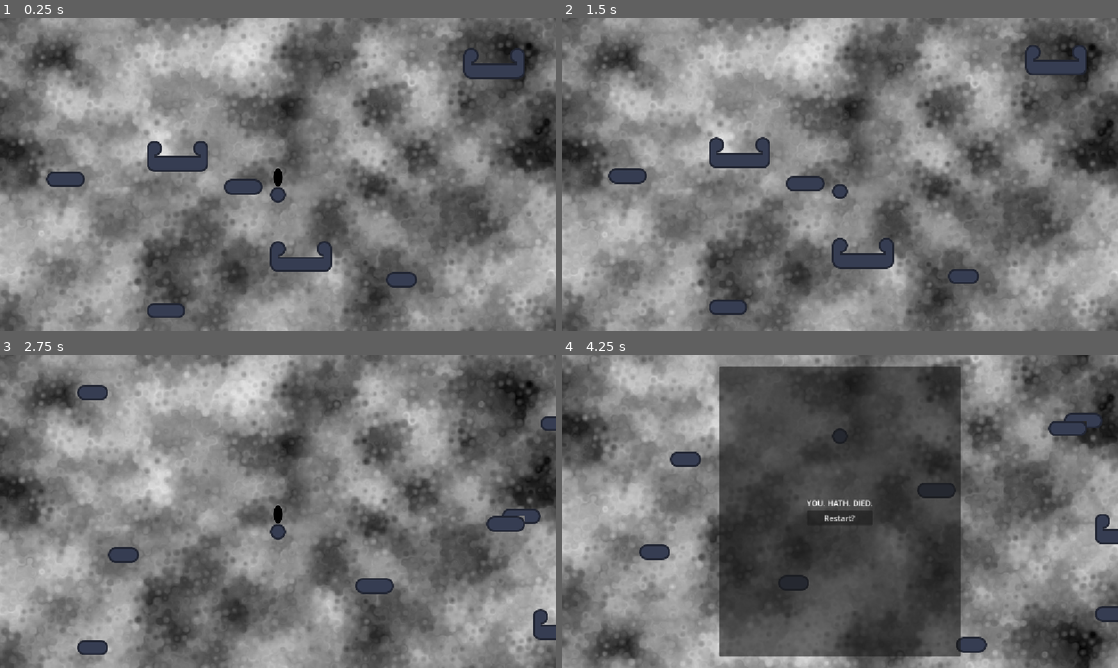
Above: before the commit, frames 1-4 (two rows, left to right).
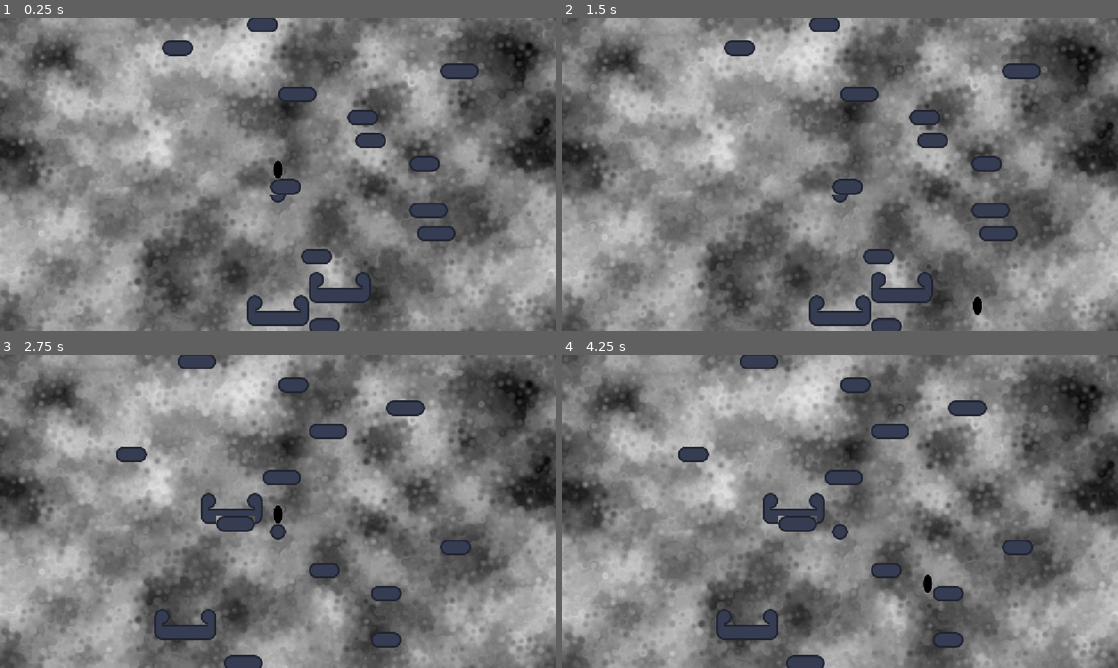
Above: after the commit, the same moments.

Repository: FreeformWave544/GameDevWk5
Game: Godot game, scene res://Scenes/main.tscn
Two runs of this game, one before a commit and one after it. Both use one fixed random seed, a clock stepped at 60 frames per second and the inputs below. The engine's default icon, where the game draws it, is replaced by a stand-in: a white triangle on a blue panel in a dark square.
Inputs:
- Up to frame 1 (0.25 s): no input
- Up to frame 2 (1.5 s): tap Enter at 0.5 s; hold D (right) from 0.53 s (still down); tap Alt at 0.6 s; tap Space (jump) at 0.77 s; tap Shift at 1.35 s
- Up to frame 3 (2.75 s): tap Space (jump) at 1.52 s; release D (right) at 2 s; click "Restart?" at 2 s
- Up to frame 4 (4.25 s): hold A (left) 2.78-3.53 s; tap Alt at 2.85 s; hold D (right) from 3.53 s (still down); tap Shift at 3.6 s; tap Space (jump) at 3.77 s

The runs differ from the first frame. In frame 1, 7.2% of the frame differs, in the area x 8-95%, y 0-100%; in frame 2, 9.4%; in frame 3, 6.1%; in frame 4, 70%, in the area x 0-100%, y 0-100%.

Commit message:
Tweaked settings

Diff:
--- a/Scenes/Entities/Player/player.gd
+++ b/Scenes/Entities/Player/player.gd
@@ -6,6 +6,7 @@
 @export var defaultCD := 5.0
 var cooldown := 0.2
 @onready var camera := $Camera2D
+var score := 0.0
 
 func _ready() -> void:
 	$UI/CD.max_value = defaultCD
@@ -16,8 +17,9 @@
 	if not is_on_floor(): velocity += get_gravity() * delta
 	if get_viewport_transform().origin.y < last_viewport_pos:
 		get_parent().find_child("Death").show()
-	last_viewport_pos = get_viewport_transform().origin.y - 10.0
+	last_viewport_pos = get_viewport_transform().origin.y - 5.0
 	if Input.is_action_just_pressed("jump") and is_on_floor(): velocity.y = -jump_force
+	score = global_position.y * -1
 	var direction := Input.get_axis("left", "right")
 	if direction: velocity.x = direction * SPEED
 	else: velocity.x = move_toward(velocity.x, 0, SPEED)
--- a/Scenes/main.gd
+++ b/Scenes/main.gd
@@ -4,7 +4,7 @@
 var words = []
 var move := true
 var offlineList := ["revealer","uncrowns","forewarning","rehires","decarbonizer","scatts","inhibits","swith","anonymous …(475 unchanged characters)…
-var offlineMode = false
+var offlineMode = true
 
 func _ready() -> void:
 	get_tree().paused = false
@@ -58,6 +58,6 @@
 
 func _on_death_visibility_changed() -> void:
 	if $Death.visible:
+		$Death/Death/CenterContainer/VBoxContainer/SCORE.text = str(roundf($Player.score))
 		process_mode = Node.PROCESS_MODE_ALWAYS
 		get_tree().paused = true
-		#$Death/Death.global_position = get_viewport().get_final_transform().origin + Vector2(576.0, 324.0) - Vector2(300, 200)
--- a/Scenes/main.tscn
+++ b/Scenes/main.tscn
@@ -190,8 +190,8 @@
 tile_set = SubResource("TileSet_jjvhh")
 script = ExtResource("3_kry3j")
 spawn_height = 500
-pattern_spacing = 4
-spawn_width = 100
+pattern_spacing = 3
+spawn_width = 50
 
 [node name="Player" parent="." unique_id=1046831634 instance=ExtResource("1_jjgbg")]
 process_mode = 1
@@ -237,6 +237,11 @@
 layout_mode = 2
 text = "Restart?"
 
+[node name="SCORE" type="Label" parent="Death/Death/CenterContainer/VBoxContainer" unique_id=1527791724]
+layout_mode = 2
+text = "SCORE: "
+horizontal_alignment = 1
+
 [connection signal="request_completed" from="WordAPIRequester" to="." method="_on_word_api_requester_request_completed"]
 [connection signal="visibility_changed" from="Death/Death" to="." method="_on_death_visibility_changed"]
 [connection signal="pressed" from="Death/Death/CenterContainer/VBoxContainer/Restart" to="." method="_on_restart_pressed"]
